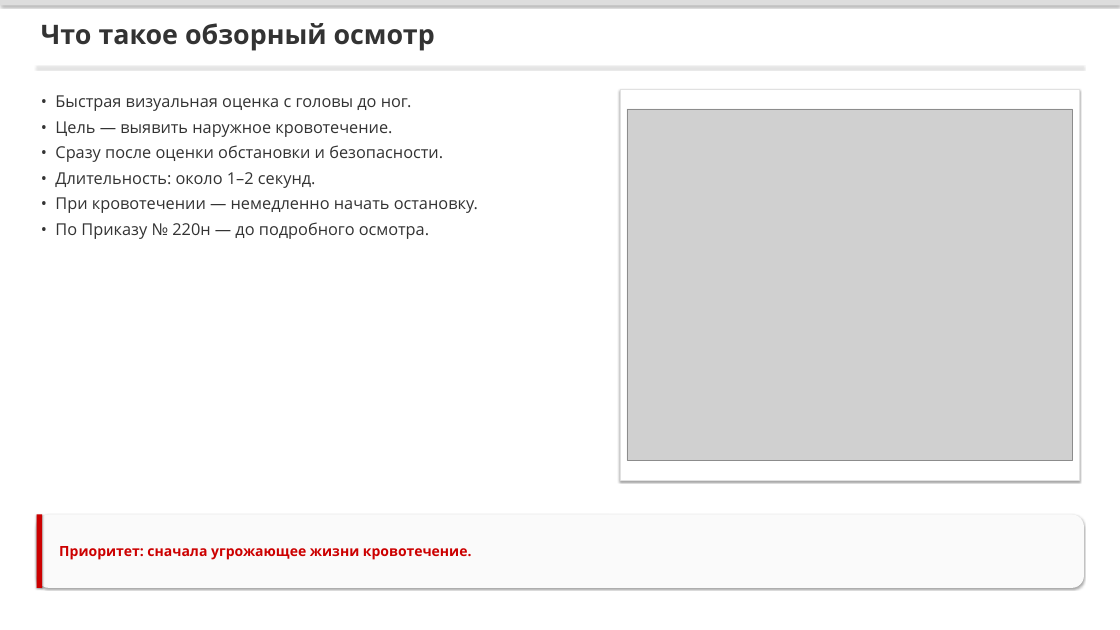
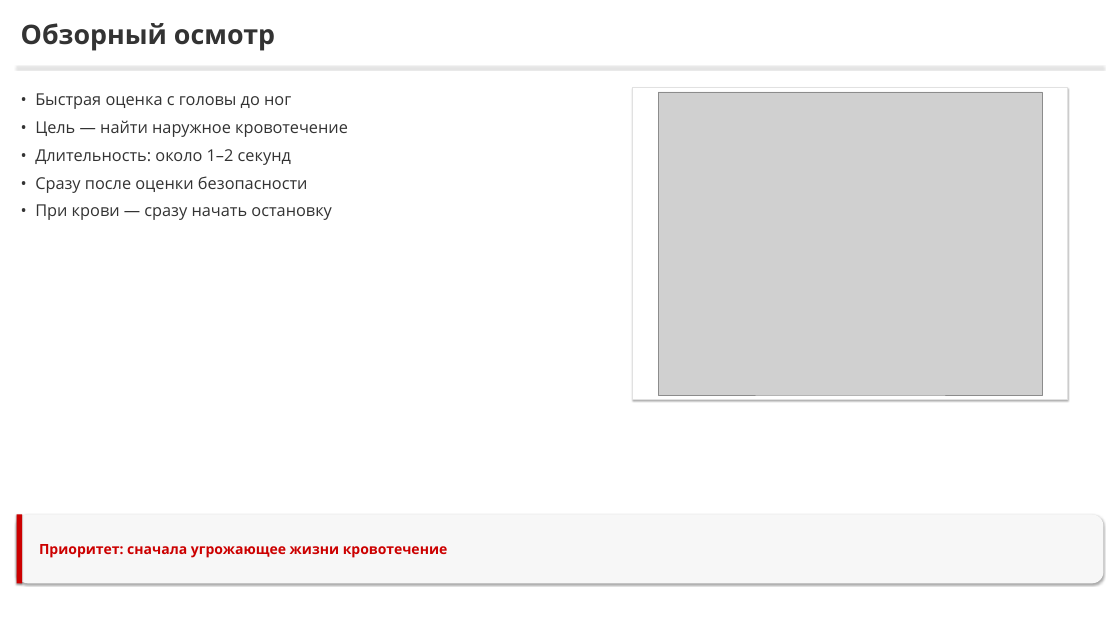
Before and after one commit to lysakalenushka-hash/-, a slide deck: slide 5 of tema2_bleeding/Кровотечение_и_обзорный_осмотр.pptx. Drawn at 1120x630 pixels with LibreOffice and Linux fonts; fonts in the diff are those of the drawing; grey boxes stand for pictures. Boxes give left, top, right and bottom in pixels: in the first picture for what was removed or moved away, otherwise in the second. Text is boxed around its words. In the diff, an @@ line names an element or a change of style, - is before the commit and + after.

```diff
--- a/tema2_bleeding/Кровотечение_и_обзорный_осмотр.pptx
+++ b/tema2_bleeding/Кровотечение_и_обзорный_осмотр.pptx
@@ rectangle removed at (0,0,1120,5) @@
@@ text at (21,23,275,51): text changed @@
-Что такое обзорный осмотр
+Обзорный осмотр
@@ rectangle: place and size @@
-rectangle at (37,67,1083,68)
+rectangle at (16,67,1103,68)
@@ rectangle: place and size @@
-rectangle at (620,89,1079,480)
+rectangle at (632,87,1067,400)
@@ rectangle at (632,87,1067,400): outline #E1E1E1 1 pt to #E1E1E1 1.25 pt @@
@@ text at (35,93,348,220): text changed @@
-• Быстрая визуальная оценка с головы до ног.
-• Цель — выявить наружное кровотечение.
-• Сразу после оценки обстановки и безопасности.
-• Длительность: около 1–2 секунд.
-• При кровотечении — немедленно начать остановку.
-• По Приказу № 220н — до подробного осмотра.
+• Быстрая оценка с головы до ног
+• Цель — найти наружное кровотечение
+• Длительность: около 1–2 секунд
+• Сразу после оценки безопасности
+• При крови — сразу начать остановку
@@ picture: place and size @@
-picture at (627,109,1073,460)
+picture at (658,92,1042,395)
@@ rectangle: place and size @@
-rectangle at (37,514,42,588)
+rectangle at (16,514,22,583)
@@ rounded rectangle: place and size @@
-rounded rectangle at (37,514,1083,588)
+rounded rectangle at (16,514,1103,583)
@@ rounded rectangle at (16,514,1103,583): fill #FAFAFA to #F7F7F7 @@
@@ text at (39,544,448,558): text changed @@
-Приоритет: сначала угрожающее жизни кровотечение.
+Приоритет: сначала угрожающее жизни кровотечение
```
Also in this commit, not shown: 8 other slides changed, 1 slide added, 1 slide removed, 7 other files.
